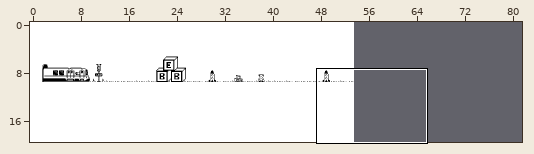
Tiled map -- tiled/maps/map-2-enfance.tmx. Above, an overview of the earlier version with the close-up marked.
Close-up. First the earlier version:
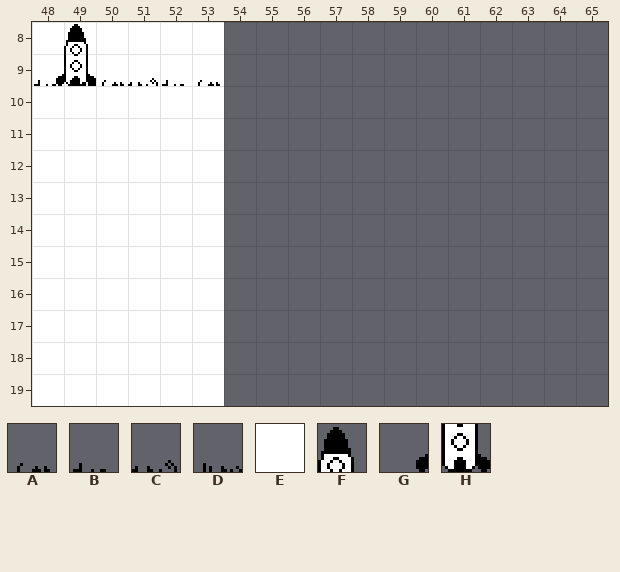
Cells are 16x16 px. Shown: x 48..65, y 8..19. The commit also changed other parts of the map, which this record leaves out.
Key: from "Tileset": A 70, B 71, C 72, D 73, E 74, F 110, G 144, H 145.
_ is an empty cell, # one hidden under a higher layer.
Layers that did not change in this view are not listed.
Layer "bg" before, first column x 48:
 8 EEEEEE____________
 9 EEEEEE____________
10 ######____________
11 ######____________
12 ######____________
13 ######____________
14 EEEEEE____________
15 EEEEEE____________
16 EEEEEE____________
17 EEEEEE____________
18 EEEEEE____________
19 EEEEEE____________
Layer "sol" before, first column x 48:
 8 __________________
 9 __________________
10 EEEEEE____________
11 EEEEEE____________
12 EEEEEE____________
13 EEEEEE____________
14 __________________
15 __________________
16 __________________
17 __________________
18 __________________
19 __________________
Layer "devant" before, first column x 48:
 8 __________________
 9 BDACBA____________
10 __________________
11 __________________
12 __________________
13 __________________
14 __________________
15 __________________
16 __________________
17 __________________
18 __________________
19 __________________
Once edited:
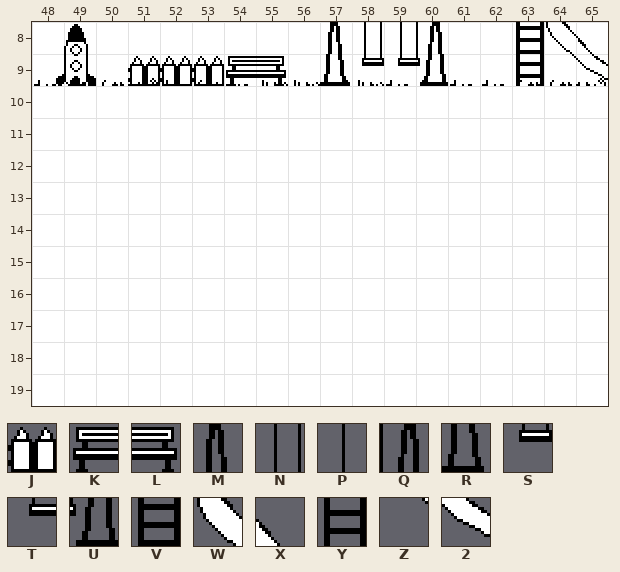
Further tiles: from "Tileset-enfance": J 9, K 10, L 11, M 92, N 93, P 94, Q 95, R 108, S 109, T 110, U 111, V 128, W 129, X 130, Y 144, Z 145, 2 146.
Edits made:
Changed rows in their new state; . is an unchanged cell.
Layer "bg":
first column x 54:
 8 EEEEEEEEEEEE
 9 EEEEEEEEEEEE
first column x 54:
14 EEEEEEEEEEEE
15 EEEEEEEEEEEE
16 EEEEEEEEEEEE
17 EEEEEEEEEEEE
18 EEEEEEEEEEEE
19 EEEEEEEEEEEE
Layer "bg2":
first column x 51:
 8 ......MNPQ..VWX
 9 JJJKL.RSTU..YZ2
Layer "sol":
first column x 54:
10 EEEEEEEEEEEE
11 EEEEEEEEEEEE
12 EEEEEEEEEEEE
13 EEEEEEEEEEEE
Layer "devant":
first column x 54:
 9 BDDCDBDBBAAC
